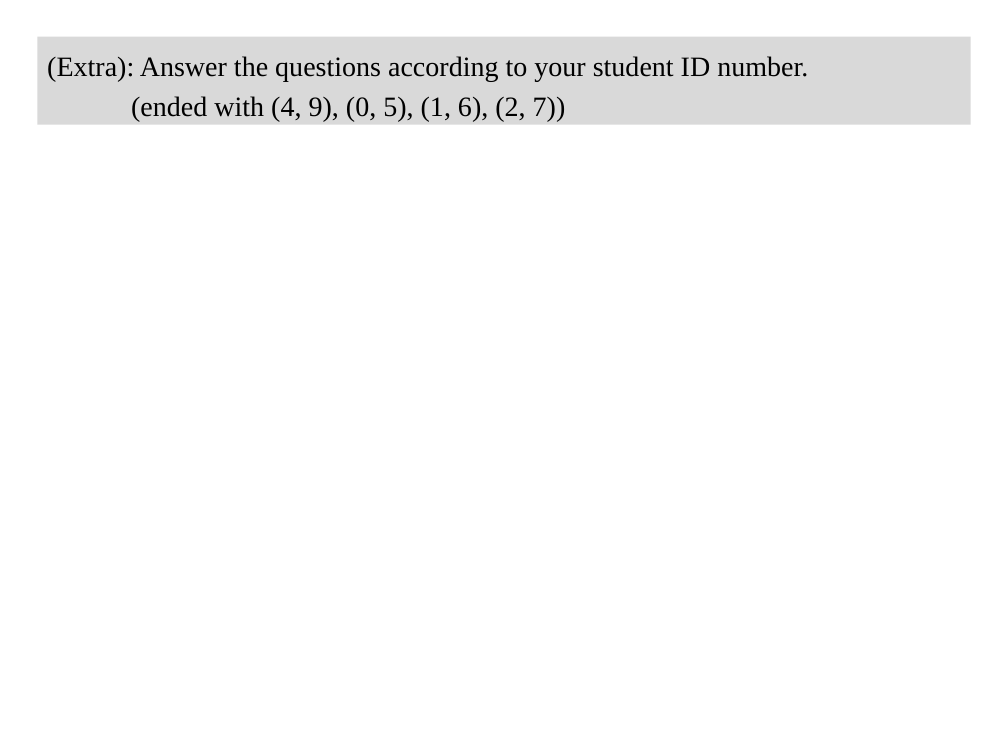
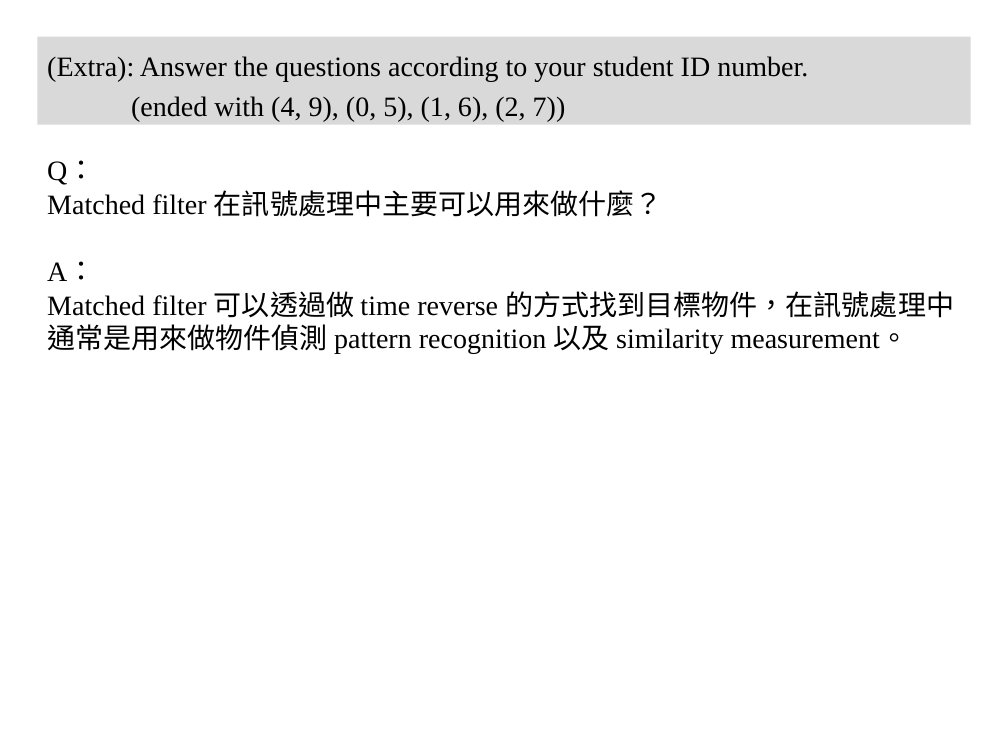
Before and after one commit to shihyuhuang/NTU-ADSP, a slide deck: slide 10 of HW2/r10943181_HW2.pptx. Drawn at 1008x756 pixels with LibreOffice and Linux fonts; fonts in the diff are those of the drawing. Boxes give left, top, right and bottom in pixels: in the first picture for what was removed or moved away, otherwise in the second. Text is boxed around its words. In the diff, an @@ line names an element or a change of style, - is before the commit and + after.

```diff
--- a/HW2/r10943181_HW2.pptx
+++ b/HW2/r10943181_HW2.pptx
@@ text added at (47, 160, 954, 354), 20 pt, text #000000 @@
+Q：
+Matched filter 在訊號處理中主要可以用來做什麼？
+A：
+Matched filter 可以透過做 time reverse 的方式找到目標物件，在訊號處理中通常是用來做物件偵測 pattern recognition 以及 similarity measurement。
```
Also in this commit, not shown: 1 other slide changed, 1 other file.
